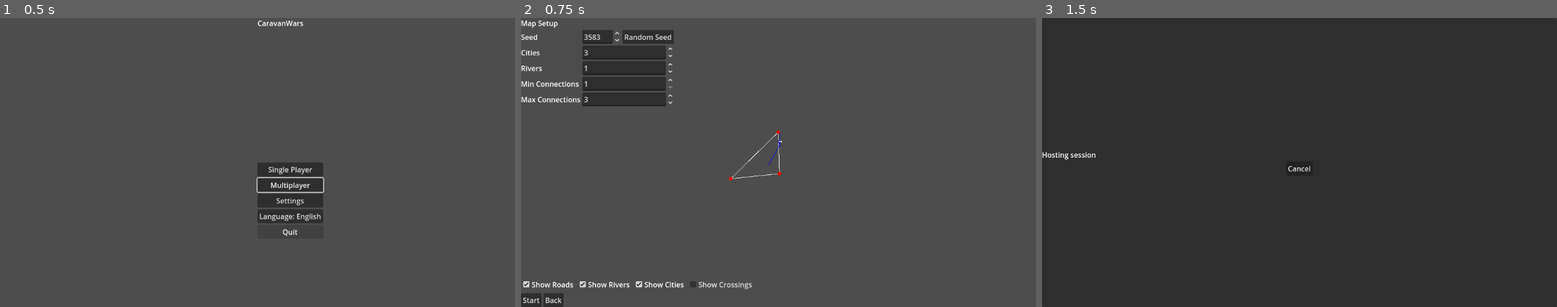
Above: before the commit, frames 1-3 (left to right).
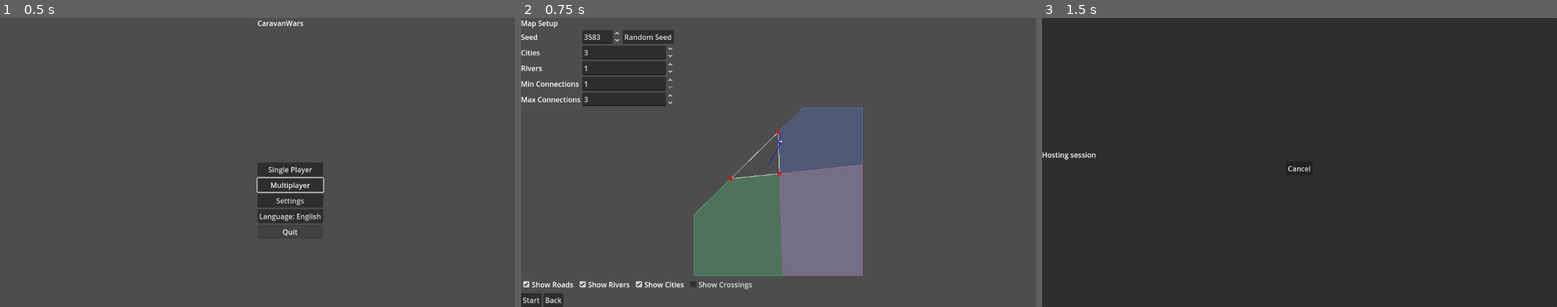
Above: after the commit, the same moments.

Repository: sepa79/CaravanWars
Game: Godot game, scene res://scenes/Main.tscn
Two runs of this game, one before a commit and one after it. Both use one fixed random seed, a clock stepped at 60 frames per second and the inputs below.
Inputs:
- Up to frame 1 (0.5 s): no input
- Up to frame 2 (0.75 s): click "Single Player" at 0.5 s
- Up to frame 3 (1.5 s): click "Start" at 1.25 s

Frame 1 is identical in both runs. In frame 2, 14% of the frame differs, in the area x 33-67%, y 30-90%; in frame 3, nothing differs.

Commit message:
Draw map regions

Diff:
--- a/game/ui/MapView.gd
+++ b/game/ui/MapView.gd
@@ -13,6 +13,7 @@
 var show_rivers: bool = true
 var show_cities: bool = true
 var show_crossings: bool = false
+var show_regions: bool = true
 
 func set_map_data(data: Dictionary) -> void:
     map_data = data
@@ -60,6 +61,23 @@
     var base_scale: float = _base_scale()
     var draw_scale: float = base_scale * zoom_level
     var offset: Vector2 = _base_offset(base_scale) - pan_offset * draw_scale
+    var regions: Dictionary = map_data.get("regions", {})
+    if show_regions:
+        for region in regions.values():
+            var pts := PackedVector2Array()
+            for p in region.boundary_nodes:
+                pts.append(p * draw_scale + offset)
+            if pts.size() >= 3:
+                var base_color := Color.from_hsv(hash(region.id) % 360 / 360.0, 0.6, 0.8)
+                var fill_color: Color = base_color
+                fill_color.a = 0.3
+                var outline_color: Color = base_color
+                outline_color.a = 0.8
+                draw_polygon(pts, PackedColorArray([fill_color]))
+                for i in range(pts.size()):
+                    var a: Vector2 = pts[i]
+                    var b: Vector2 = pts[(i + 1) % pts.size()]
+                    draw_line(a, b, outline_color, 1.0)
     var roads: Dictionary = map_data.get("roads", {})
     if show_roads:
         for edge in roads.get("edges", {}).values():
@@ -96,3 +114,7 @@
 func set_show_crossings(value: bool) -> void:
     show_crossings = value
     queue_redraw()
+
+func set_show_regions(value: bool) -> void:
+    show_regions = value
+    queue_redraw()
